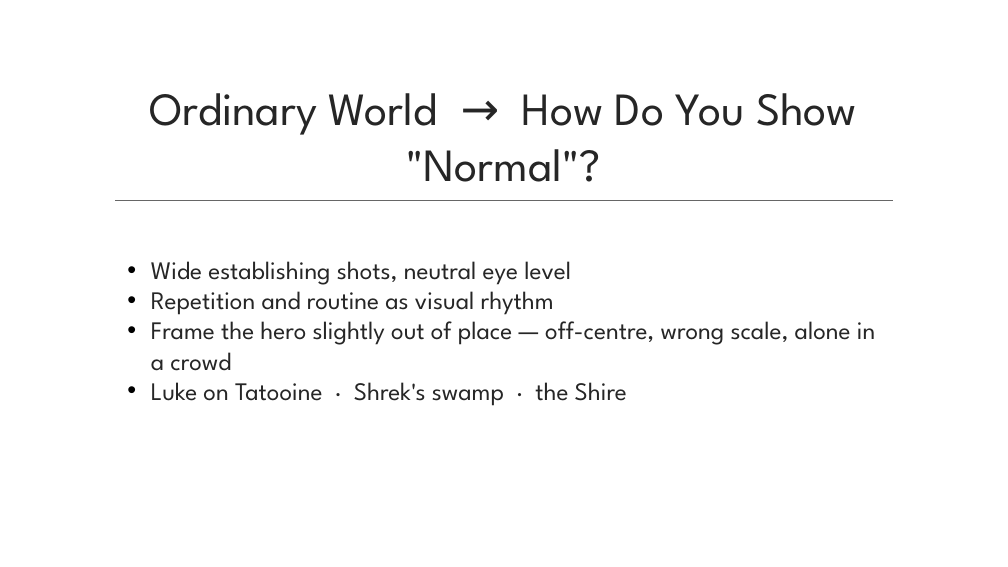
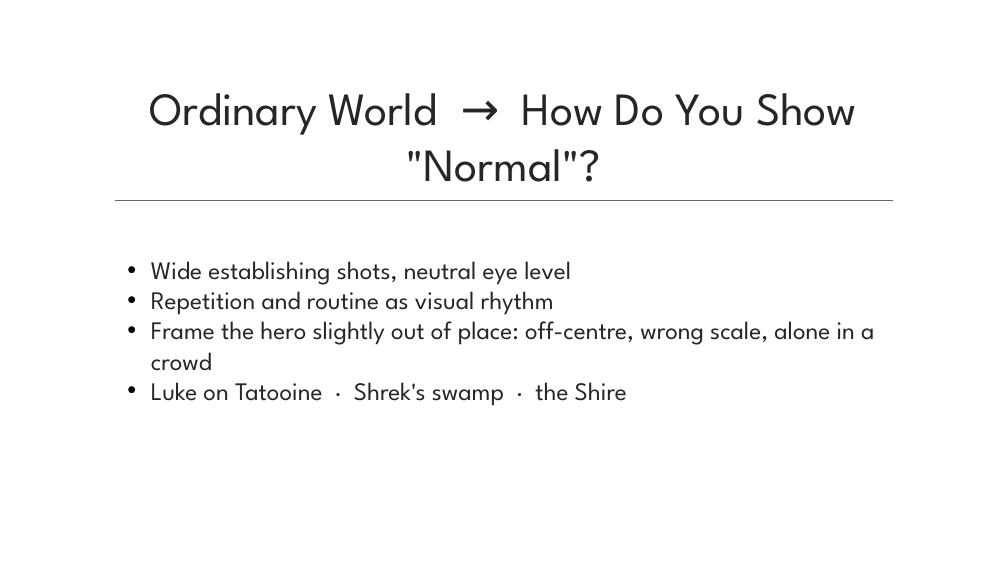
Before and after one commit to dcoes/Classes, a slide deck: slide 29 of Storyboarding/NewLectures/01_Intro_to_Storyboarding.pptx. Drawn at 1008x567 pixels with LibreOffice and Linux fonts; fonts in the diff are those of the drawing; background and template pictures are left out. Boxes give left, top, right and bottom in pixels: in the first picture for what was removed or moved away, otherwise in the second. Text is boxed around its words. In the diff, an @@ line names an element or a change of style, - is before the commit and + after.

```diff
--- a/Storyboarding/NewLectures/01_Intro_to_Storyboarding.pptx
+++ b/Storyboarding/NewLectures/01_Intro_to_Storyboarding.pptx
@@ text at box(151, 314, 874, 371): text changed @@
-• Frame the hero slightly out of place — off-centre, wrong scale, alone in a crowd
+• Frame the hero slightly out of place: off-centre, wrong scale, alone in a crowd
```
Also in this commit, not shown: 13 other slides changed, 53 other files.
